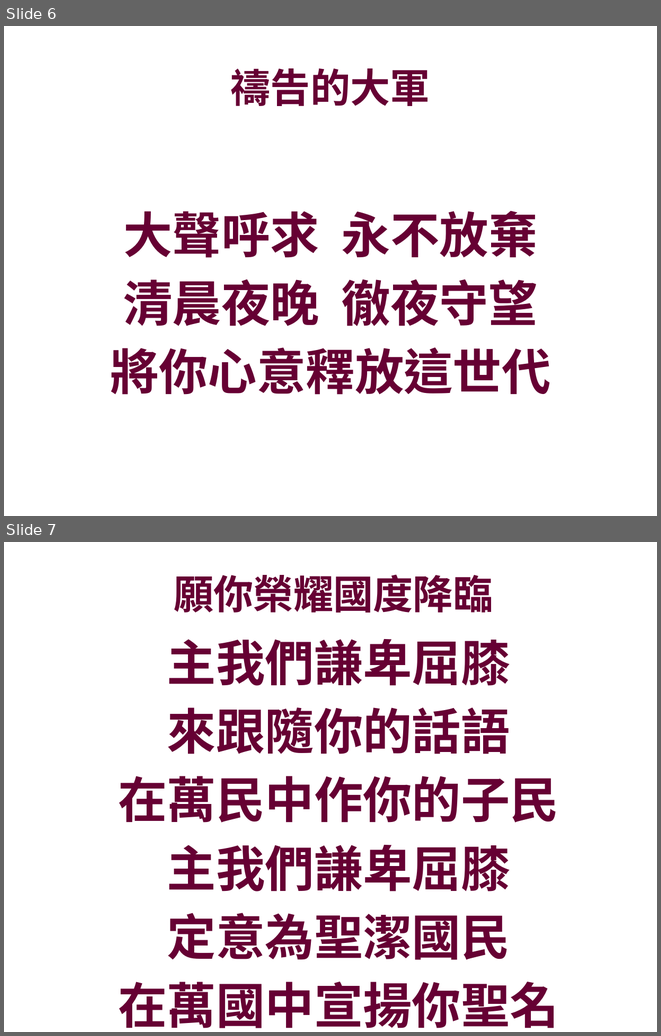
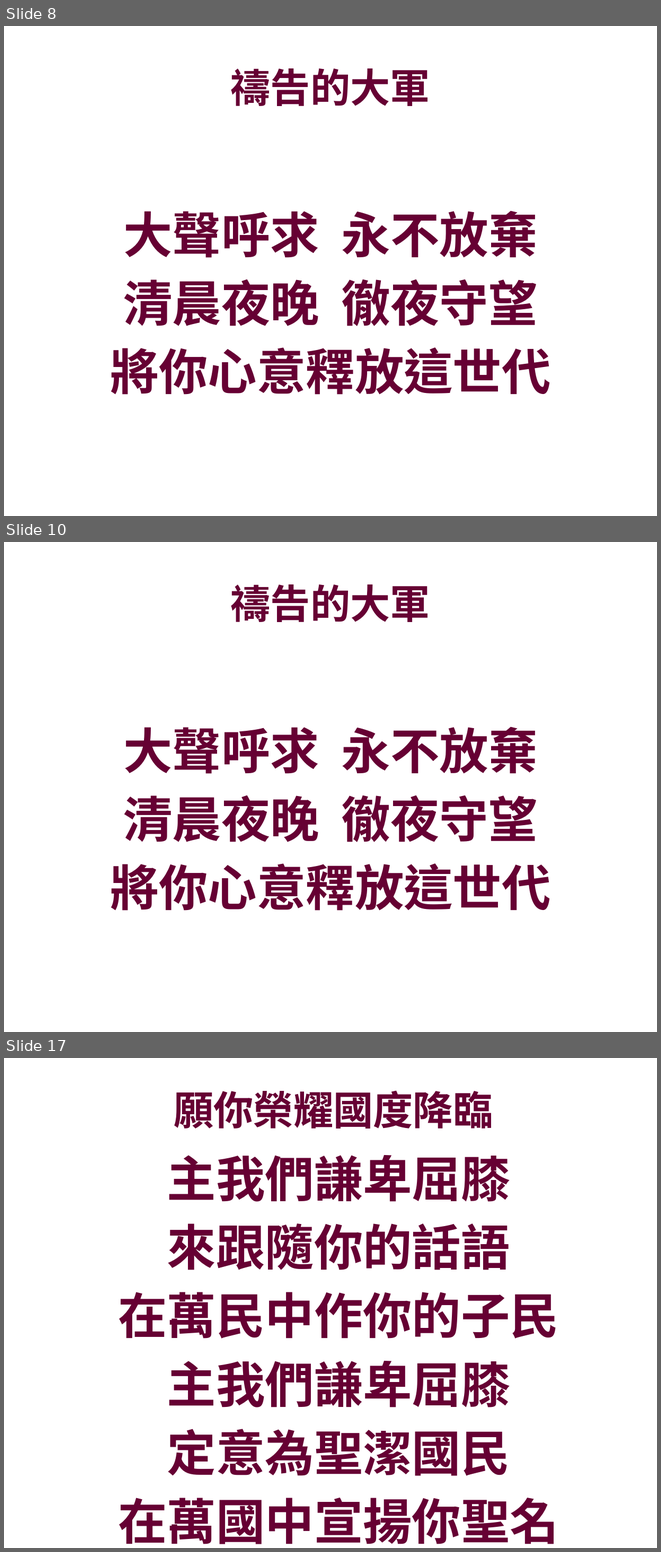
Before and after one commit to batisuoc/prayermeeting, a slide deck: 2019/5月/1605.pptx. Shown one above the other, each under a label of ours: slides 6 and 7 before the commit, slides 8, 10 and 17 after it; the slides between them are not shown. The pictures are 661x1036 and 661x1552 pixels, drawn with LibreOffice and Linux fonts; fonts in the diff are those of the drawing; background and template pictures are left out. Boxes give left, top, right and bottom in pixels: in the first picture for what was removed or moved away, otherwise in the second. Text is boxed around its words. In the diff, an @@ line names an element or a change of style, - is before the commit and + after.

```diff
--- a/2019/5月/1605.pptx
+++ b/2019/5月/1605.pptx
@@ slide 10 added at bbox=[4, 542, 657, 1032], background picture (left out) @@
@@ title added at bbox=[231, 584, 430, 622], 44 pt, text #660033, bold @@
+禱告的大軍
@@ text added at bbox=[110, 726, 551, 910], 54 pt, text #660033, bold @@
+大聲呼求 永不放棄
+清晨夜晚 徹夜守望
+將你心意釋放這世代
@@ what was slide 6 is now slide 8 @@
@@ what was slide 7 is now slide 17 @@
```
Also in this commit, not shown: 11 other slides added, 4 other files.
